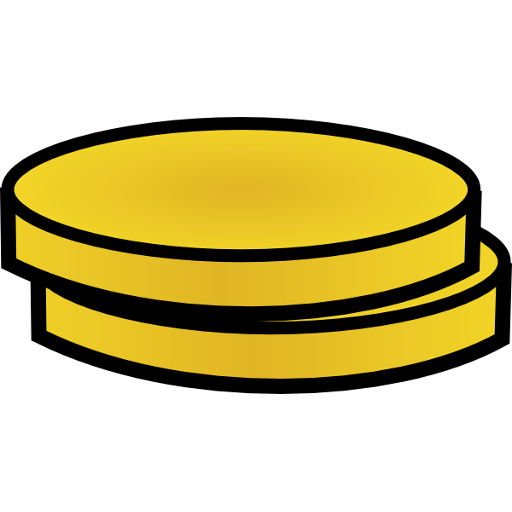
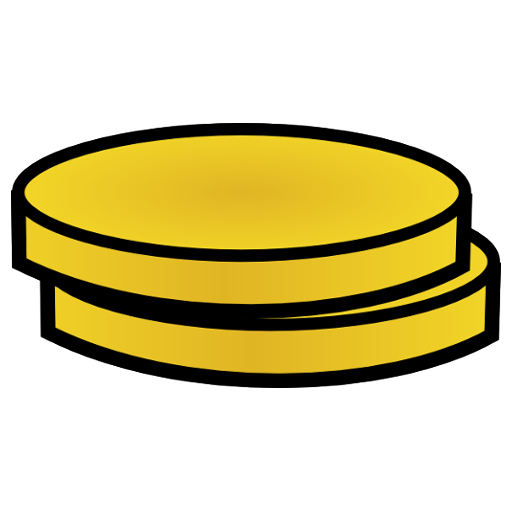
Layered file, before and after one edit (512 x 512). Changes by layer:
painted on "Pasted Layer" over (0, 117, 512, 394)
painted on "Background" over (11, 123, 501, 388)
